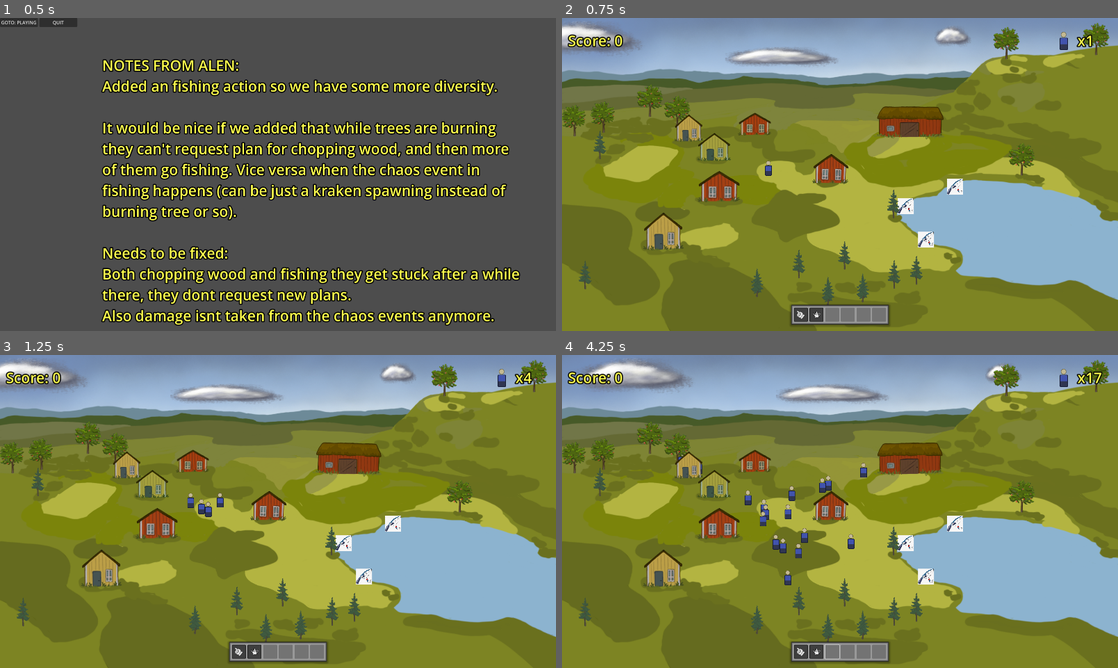
Above: before the commit, frames 1-4 (two rows, left to right).
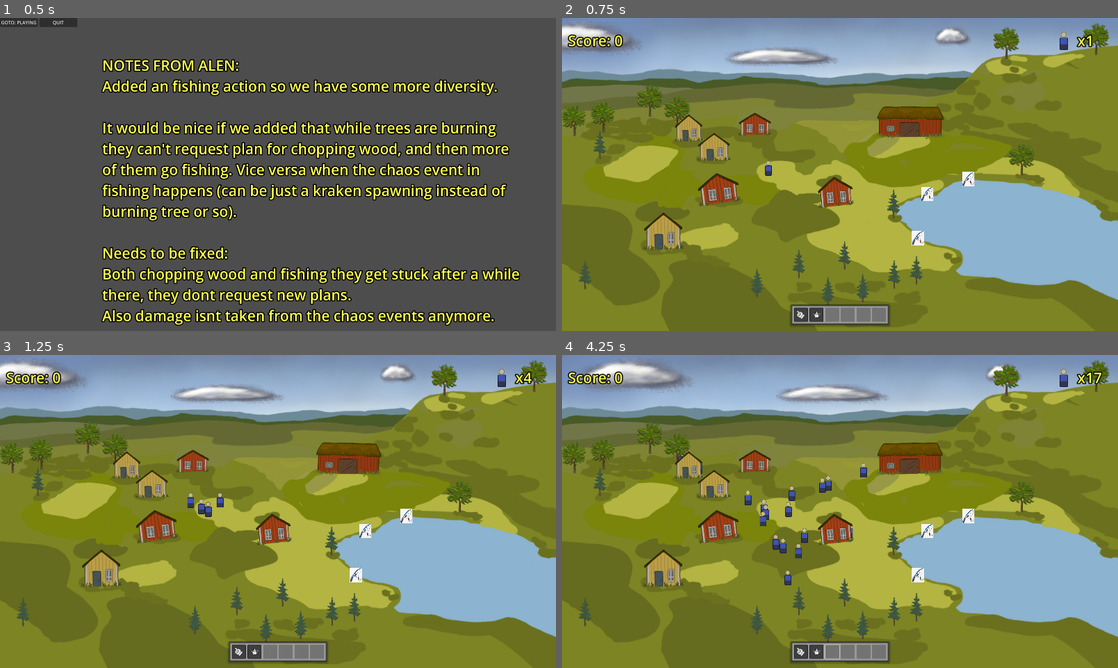
Above: after the commit, the same moments.

Repository: arget4me/cosyville
Game: Godot game, scene res://Scenes/main_scene.tscn
Two runs of this game, one before a commit and one after it. Both use one fixed random seed, a clock stepped at 60 frames per second and the inputs below.
Inputs (mouse positions are in pixels of both pictures, inside the frame that each line leads up to):
- Up to frame 1 (0.5 s): no input
- Up to frame 2 (0.75 s): click "GOTO: PLAYING" at 0.5 s
- Up to frame 3 (1.25 s): no input
- Up to frame 4 (4.25 s): click (801, 652) at 1.25 s; move the mouse to (756, 621) at 2.02 s; press the mouse at (756, 621) at 2.03 s; hold Right (ui_right) 2.03-2.78 s; move the mouse to (828, 630) at 2.77 s; release the mouse at (828, 630) at 2.78 s; hold Down (ui_down) 2.78-3.53 s; click (828, 630) at 2.85 s; move the mouse to (845, 592) at 3.52 s; press the mouse at (845, 592) at 3.53 s; hold Right (ui_right) from 3.53 s (still down)

Frame 1 is identical in both runs. In frame 2, 2.0% of the frame differs, in the area x 24-75%, y 33-74%; in frame 3, 2.0%; in frame 4, 2.1%.

Commit message:
fish spots tuned

Diff:
--- a/Scenes/Chaos/FishingSpot.tscn
+++ b/Scenes/Chaos/FishingSpot.tscn
@@ -1,35 +1,21 @@
-[gd_scene load_steps=6 format=3 uid="uid://djvoabshp5qu8"]
+[gd_scene load_steps=4 format=3 uid="uid://dvuuy2tqbgauw"]
 
 [ext_resource type="Script" path="res://Scenes/Chaos/fishing_spot.gd" id="1_yns0t"]
 [ext_resource type="Texture2D" uid="uid://uujvhrk41hwo" path="res://art/fishing_rod.png" id="2_553ne"]
 [ext_resource type="PackedScene" uid="uid://cbycy8bbyocpe" path="res://Scenes/Clicking/clickable.tscn" id="3_ekl01"]
-[ext_resource type="Script" path="res://Scripts/Chaos/chaos_triggerable.gd" id="4_gi0qi"]
-[ext_resource type="PackedScene" uid="uid://dymkfwg58tqik" path="res://Scenes/Chaos/damage_area.tscn" id="5_oxqoa"]
 
 [node name="FishingSpot" type="Node2D"]
 y_sort_enabled = true
 script = ExtResource("1_yns0t")
 
 [node name="Sprite2D" type="Sprite2D" parent="."]
-position = Vector2(28, 29)
-scale = Vector2(0.16, 0.22)
+position = Vector2(0.08, 22.0329)
+scale = Vector2(0.12046, 0.202417)
 texture = ExtResource("2_553ne")
 offset = Vector2(0, -102.01)
 
 [node name="Clickable" parent="." instance=ExtResource("3_ekl01")]
-position = Vector2(2, -43)
-scale = Vector2(0.668282, 1.89487)
 pointer_state = 1
 clicking_is_enabled = false
 
-[node name="ChaosTriggerable" type="Node" parent="."]
-script = ExtResource("4_gi0qi")
-trigger_probability = 0.02
-cooldown_time = 30.0
-
-[node name="DamageArea" parent="." instance=ExtResource("5_oxqoa")]
-position = Vector2(2, -31)
-scale = Vector2(4, 9.639)
-
 [connection signal="on_clicked" from="Clickable" to="." method="_on_clickable_on_clicked"]
-[connection signal="trigger_chaos" from="ChaosTriggerable" to="." method="_on_node_trigger_chaos"]
--- a/Scenes/Chaos/fishing_spot.gd
+++ b/Scenes/Chaos/fishing_spot.gd
@@ -2,20 +2,12 @@
 
 @onready var sprite = $Sprite2D
 @onready var clickable = $Clickable
-@onready var chaos = $ChaosTriggerable
-@onready var damage_area = $DamageArea
+
 
 func _ready():
 	clickable.set_process(false)
 	ActionPointsManager.register_action_point(position)
 
-func _on_node_trigger_chaos() -> void:
-	sprite.self_modulate = Color.RED
-	clickable.clicking_is_enabled = true
-	damage_area.damage_area_active = true
-
 func _on_clickable_on_clicked() -> void:
 	clickable.clicking_is_enabled = false
-	damage_area.damage_area_active = false
-	chaos.deactivate_chaos()
 	sprite.self_modulate = Color.WHITE
--- a/Scenes/World/Village.tscn
+++ b/Scenes/World/Village.tscn
@@ -7,34 +7,55 @@
 
 [node name="CosyVillage" parent="." instance=ExtResource("1_nj506")]
 
-[node name="FireTree" parent="CosyVillage/YSORT" index="21"]
+[node name="FireTree" parent="CosyVillage/YSORT" index="0"]
 position = Vector2(672, 962)
 
-[node name="FireTree2" parent="CosyVillage/YSORT" index="22"]
+[node name="FireTree2" parent="CosyVillage/YSORT" index="1"]
 position = Vector2(917, 991)
 
-[node name="FireTree3" parent="CosyVillage/YSORT" index="23"]
+[node name="FireTree3" parent="CosyVillage/YSORT" index="2"]
 position = Vector2(975, 867)
 
-[node name="FireTree4" parent="CosyVillage/YSORT" index="24"]
+[node name="FireTree4" parent="CosyVillage/YSORT" index="3"]
 position = Vector2(1037, 980)
 
-[node name="FireTree6" parent="CosyVillage/YSORT" index="26"]
+[node name="FireTree6" parent="CosyVillage/YSORT" index="5"]
 position = Vector2(1146, 933)
 
-[node name="FireTree7" parent="CosyVillage/YSORT" index="27" instance=ExtResource("2_6goce")]
+[node name="FishingSpot" parent="CosyVillage/YSORT" index="6"]
+position = Vector2(1263, 609)
+
+[node name="FishingSpot3" parent="CosyVillage/YSORT" index="8"]
+position = Vector2(1405, 558)
+
+[node name="House_Red" parent="CosyVillage/YSORT" index="10"]
+modulate = Color(1, 1, 1, 1)
+
+[node name="House_Red2" parent="CosyVillage/YSORT" index="11"]
+position = Vector2(949, 659)
+rotation = -0.0929171
+
+[node name="House_Red3" parent="CosyVillage/YSORT" index="12"]
+position = Vector2(547, 650)
+rotation = -0.125418
+
+[node name="House_Yellow" parent="CosyVillage/YSORT" index="13"]
+modulate = Color(1, 1, 1, 1)
+rotation = 0.0
+
+[node name="FireTree7" parent="CosyVillage/YSORT" index="21" instance=ExtResource("2_6goce")]
 z_as_relative = false
 position = Vector2(1223, 919)
 
-[node name="FireTree8" parent="CosyVillage/YSORT" index="28" instance=ExtResource("2_6goce")]
+[node name="FireTree8" parent="CosyVillage/YSORT" index="22" instance=ExtResource("2_6goce")]
 z_as_relative = false
 position = Vector2(1144, 690)
 
-[node name="FireTree9" parent="CosyVillage/YSORT" index="29" instance=ExtResource("2_6goce")]
+[node name="FireTree9" parent="CosyVillage/YSORT" index="23" instance=ExtResource("2_6goce")]
 z_as_relative = false
 position = Vector2(130, 486)
 
-[node name="FireTree10" parent="CosyVillage/YSORT" index="30" instance=ExtResource("2_6goce")]
+[node name="FireTree10" parent="CosyVillage/YSORT" index="24" instance=ExtResource("2_6goce")]
 z_as_relative = false
 position = Vector2(79, 935)
 
